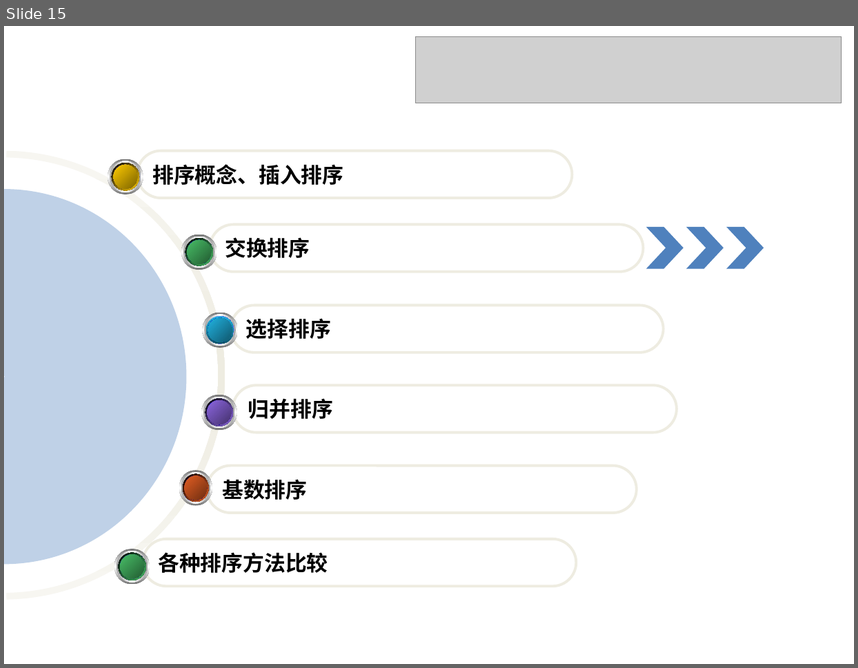
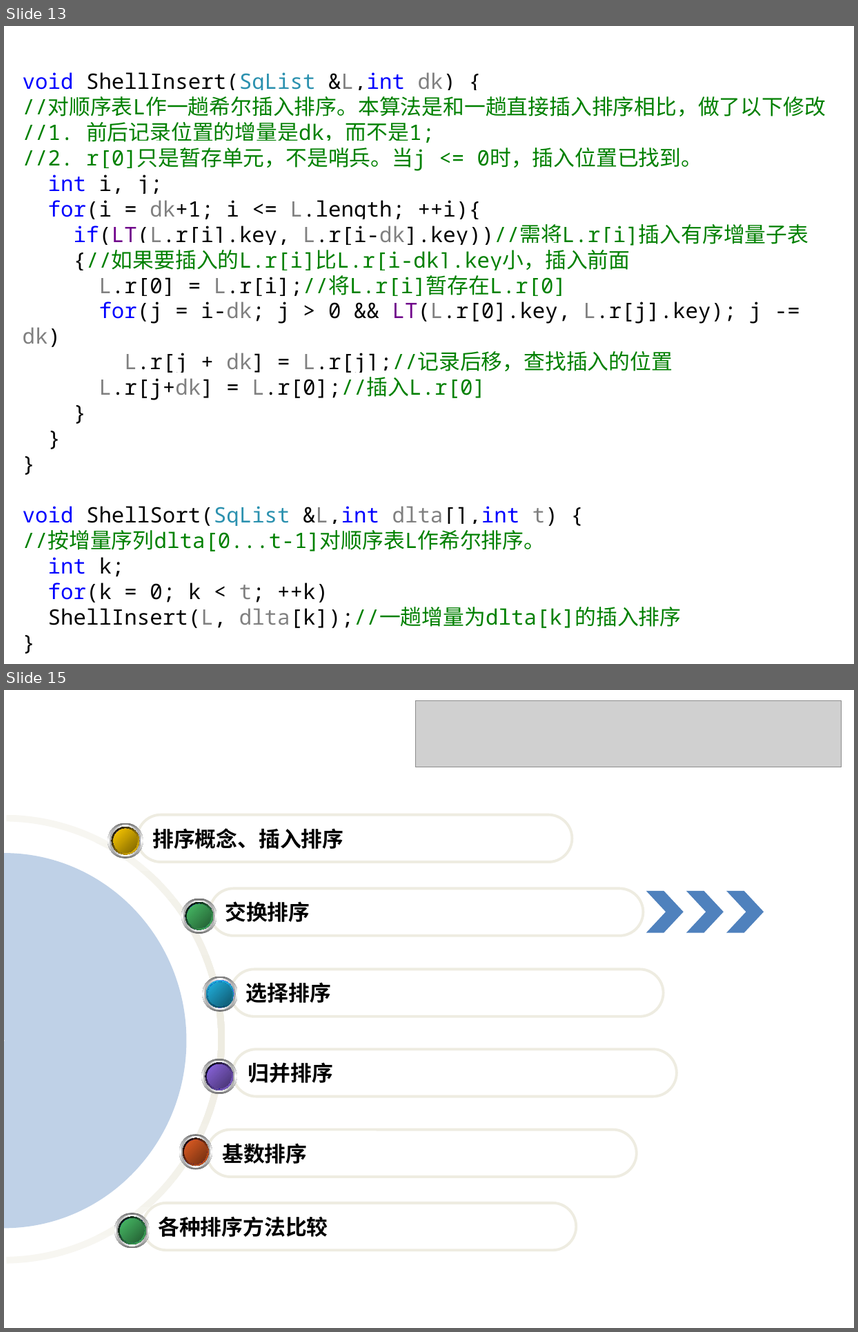
Before and after one commit to Gempittance/Data_Structur_Build, a slide deck: 数据结构PPT/ds10.pptx. Shown one above the other, each under a label of ours: slide 15 before the commit, slides 13 and 15 after it; the slides between them are not shown. The pictures are 858x668 and 858x1332 pixels, drawn with LibreOffice and Linux fonts; fonts in the diff are those of the drawing; grey boxes stand for pictures. Boxes give left, top, right and bottom in pixels: in the first picture for what was removed or moved away, otherwise in the second. Text is boxed around its words. In the diff, an @@ line names an element or a change of style, - is before the commit and + after.

```diff
--- a/数据结构PPT/ds10.pptx
+++ b/数据结构PPT/ds10.pptx
@@ slide 13 added at box(4, 26, 854, 664), background #FFFFFF @@
@@ text added at box(23, 72, 826, 628), 18 pt, text #008000 @@
+void ShellInsert(SqList &L,int dk) {
+//对顺序表L作一趟希尔插入排序。本算法是和一趟直接插入排序相比，做了以下修改
+//1. 前后记录位置的增量是dk，而不是1;
+//2. r[0]只是暂存单元，不是哨兵。当j <= 0时，插入位置已找到。
+int i, j;
+for(i = dk+1; i <= L.length; ++i){
+if(LT(L.r[i].key, L.r[i-dk].key))//需将L.r[i]插入有序增量子表
+{//如果要插入的L.r[i]比L.r[i-dk].key小，插入前面
+L.r[0] = L.r[i];//将L.r[i]暂存在L.r[0]
+for(j = i-dk; j > 0 && LT(L.r[0].key, L.r[j].key); j -= dk)
+L.r[j + dk] = L.r[j];//记录后移，查找插入的位置
+L.r[j+dk] = L.r[0];//插入L.r[0]
+}
+}
+}
+void ShellSort(SqList &L,int dlta[],int t) {
+//按增量序列dlta[0...t-1]对顺序表L作希尔排序。
+int k;
+for(k = 0; k < t; ++k)
+ShellInsert(L, dlta[k]);//一趟增量为dlta[k]的插入排序
+}
```
Also in this commit, not shown: 6 slides changed, 3 other slides added, 3 slides removed.
